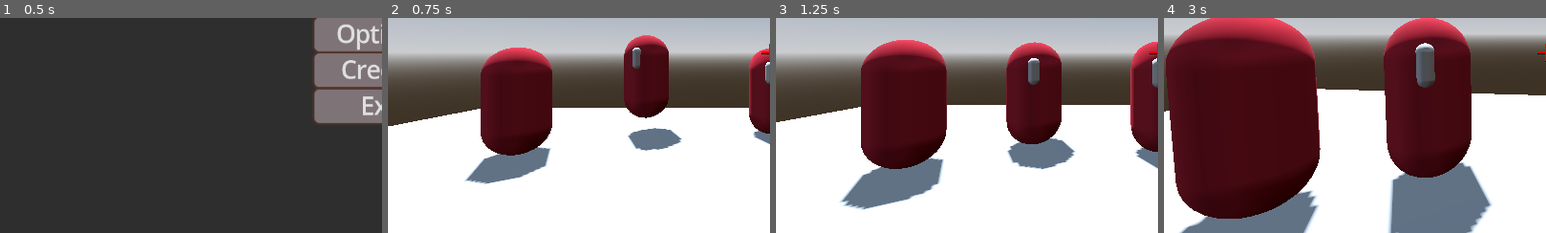
Above: before the commit, frames 1-4 (left to right).
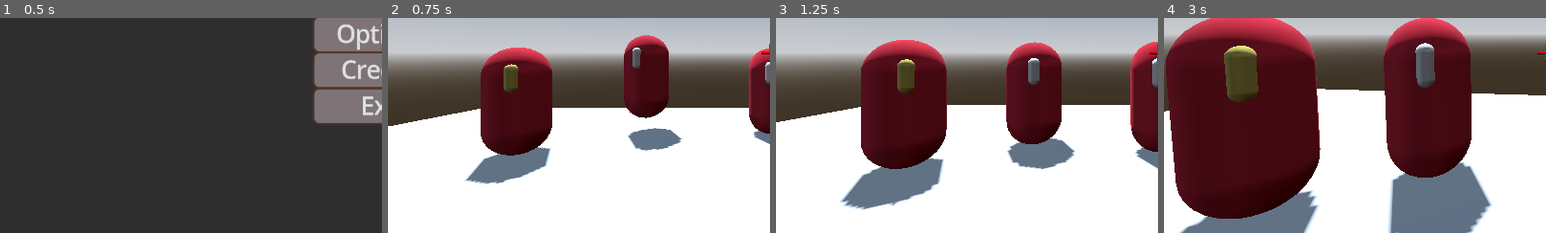
Above: after the commit, the same moments.

Repository: Redii9/Projekt_Gra_FPS
Game: Godot game, scene res://Scenes/UI/menu.tscn
Two runs of this game, one before a commit and one after it. Both use one fixed random seed, a clock stepped at 60 frames per second and the inputs below.
Inputs (mouse positions are % of the whole screen's width and height, from its top left):
- Up to frame 1 (0.5 s): no input
- Up to frame 2 (0.75 s): click "Start Game" at 0.5 s
- Up to frame 3 (1.25 s): no input
- Up to frame 4 (3 s): move the mouse to (55, 50) at 1.27 s; press the mouse at (55, 50) at 1.28 s; hold W (forward) 1.28-2 s; tap Space (jump) at 1.52 s; release the mouse at (55, 50) at 2 s; click "Retry" at 2 s; move the mouse to (45, 50) at 2.77 s; hold W (forward) from 2.78 s (still down); click (45, 50) at 2.85 s
The pictures show only the part of the screen within x 0-50%, y 42-92%; the shares and areas given below are measured in that part.

Frame 1 is identical in both runs. In frame 2, 0.5% of the frame differs, in the area x 27-35%, y 21-78%; in frame 3, 0.7%; in frame 4, 2.0%, in the area x 15-25%, y 12-40%.

Commit message:
Update enemy_fast.tscn

Diff:
--- a/Scenes/enemy_fast.tscn
+++ b/Scenes/enemy_fast.tscn
@@ -13,6 +13,14 @@
 [sub_resource type="CapsuleShape3D" id="CapsuleShape3D_su8iu"]
 radius = 0.662027
 height = 2.06712
+
+[sub_resource type="StandardMaterial3D" id="StandardMaterial3D_7e8xf"]
+albedo_color = Color(0.531411, 0.491683, 0.236915, 1)
+
+[sub_resource type="CapsuleMesh" id="CapsuleMesh_60amu"]
+material = SubResource("StandardMaterial3D_7e8xf")
+radius = 0.1
+height = 0.5
 
 [node name="Enemy_Fast" type="CharacterBody3D" node_paths=PackedStringArray("nav_agent") groups=["enemy"]]
 script = ExtResource("1_7e8xf")
@@ -31,5 +39,9 @@
 
 [node name="NavigationAgent3D" type="NavigationAgent3D" parent="."]
 
+[node name="MeshInstance3D2" type="MeshInstance3D" parent="."]
+transform = Transform3D(1, 0, 0, 0, 1, 0, 0, 0, 1, -0.00404689, 0.447782, 0.453762)
+mesh = SubResource("CapsuleMesh_60amu")
+
 [connection signal="body_entered" from="DamageArea" to="." method="_on_damage_area_body_entered"]
 [connection signal="body_exited" from="DamageArea" to="." method="_on_damage_area_body_exited"]
Not shown: 1 places in Scenes/enemy_fast.tscn that only renumber resources
